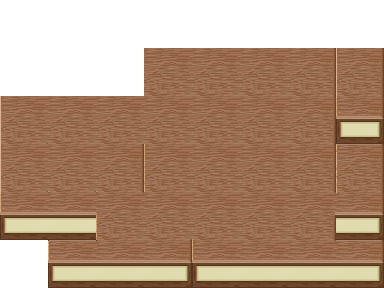
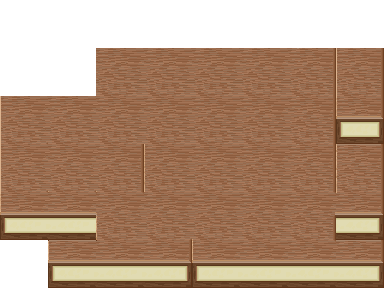
Comparing the layer stacks of the two 384×288 images. Changes:
pixels changed over bbox(96, 48, 144, 96) (layer not identified)
